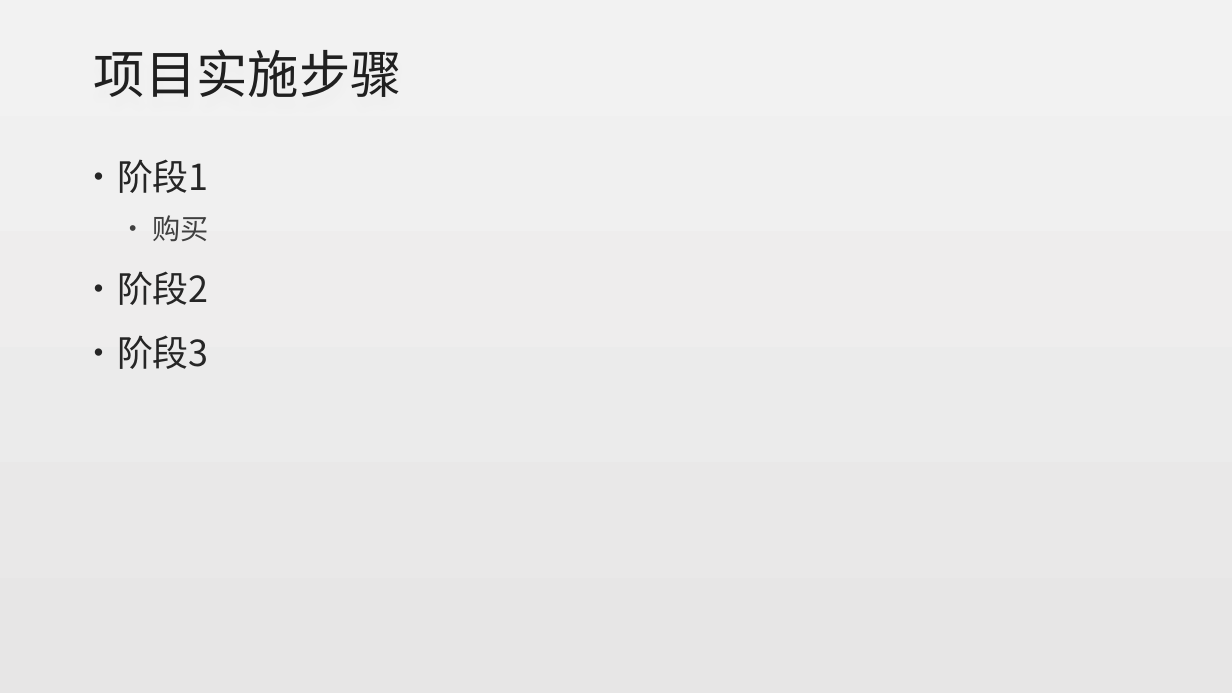
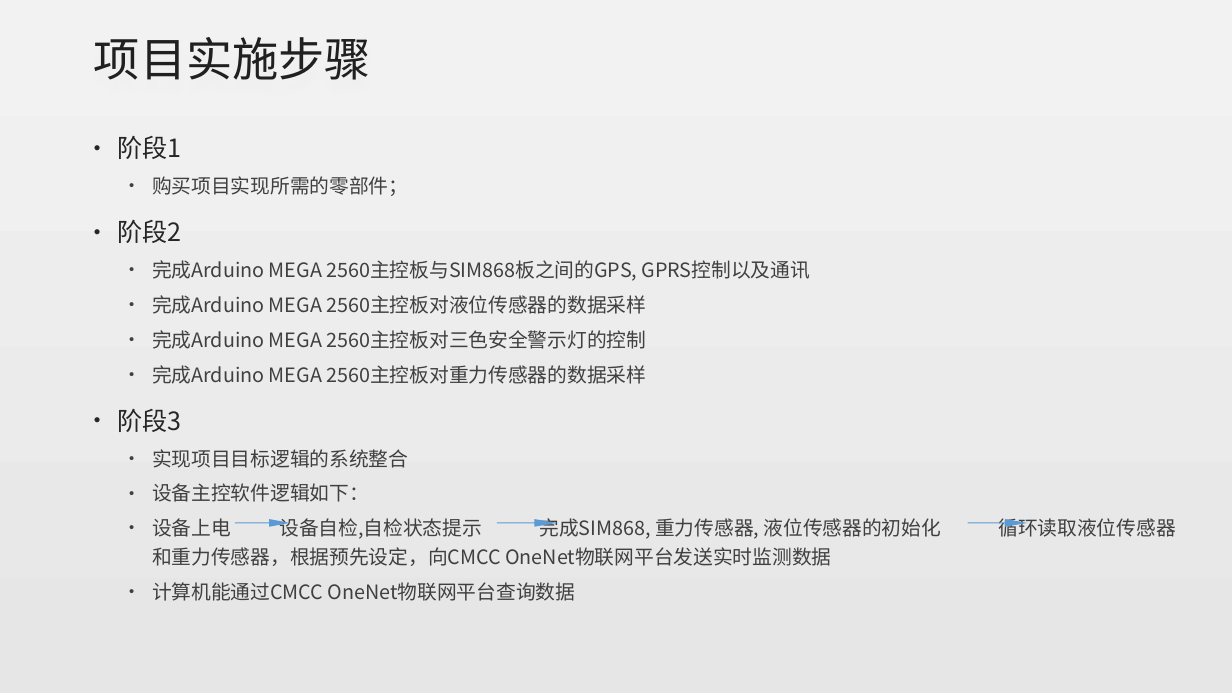
Before and after one commit to alanz2015/Study-Notes, a slide deck: slide 6 of 实时路面积水检测设备实现方案-张沛霖20170816.pptx. Drawn at 1232x693 pixels with LibreOffice and Linux fonts; fonts in the diff are those of the drawing. Boxes give left, top, right and bottom in pixels: in the first picture for what was removed or moved away, otherwise in the second. Text is boxed around its words. In the diff, an @@ line names an element or a change of style, - is before the commit and + after.

Commit message:
Add design desc info

```diff
--- a/实时路面积水检测设备实现方案-张沛霖20170816.pptx
+++ b/实时路面积水检测设备实现方案-张沛霖20170816.pptx
@@ title "项目实施步骤" at bbox=[94, 37, 371, 80]: size 40 to 36 pt @@
@@ text "阶段1": place and size @@
-text "阶段1" at bbox=[117, 159, 209, 369]
+text "阶段1" at bbox=[117, 136, 941, 601]
@@ text at bbox=[117, 136, 181, 432]: size 28 to 19.6 pt in "阶段1", "阶段2", "阶段3" @@
@@ text at bbox=[152, 176, 408, 196]: text changed; size 22 to 15.4 pt @@
-  • 购买
+  • 购买项目实现所需的零部件；
@@ text at bbox=[152, 260, 810, 384]: paragraphs added @@
+  • 完成Arduino MEGA 2560主控板与SIM868板之间的GPS, GPRS控制以及通讯
+  • 完成Arduino MEGA 2560主控板对液位传感器的数据采样
+  • 完成Arduino MEGA 2560主控板对三色安全警示灯的控制
+  • 完成Arduino MEGA 2560主控板对重力传感器的数据采样
@@ text at bbox=[152, 449, 941, 601]: paragraphs added @@
+  • 实现项目目标逻辑的系统整合
+  • 设备主控软件逻辑如下：
+  • 设备上电 设备自检,自检状态提示 完成SIM868, 重力传感器, 液位传感器的初始化 循环读取液位传感器和重力传感器，根据预先设定，向CMCC OneNet物联网平台发送实时监测数据
+  • 计算机能通过CMCC OneNet物联网平台查询数据
@@ freeform shape added at bbox=[235, 519, 290, 527], fill #5B9BD5 @@
@@ freeform shape added at bbox=[497, 519, 557, 527], fill #5B9BD5 @@
@@ freeform shape added at bbox=[968, 519, 1028, 527], fill #5B9BD5 @@
```
Also in this commit, not shown: 4 other slides changed, 1 slide added.
